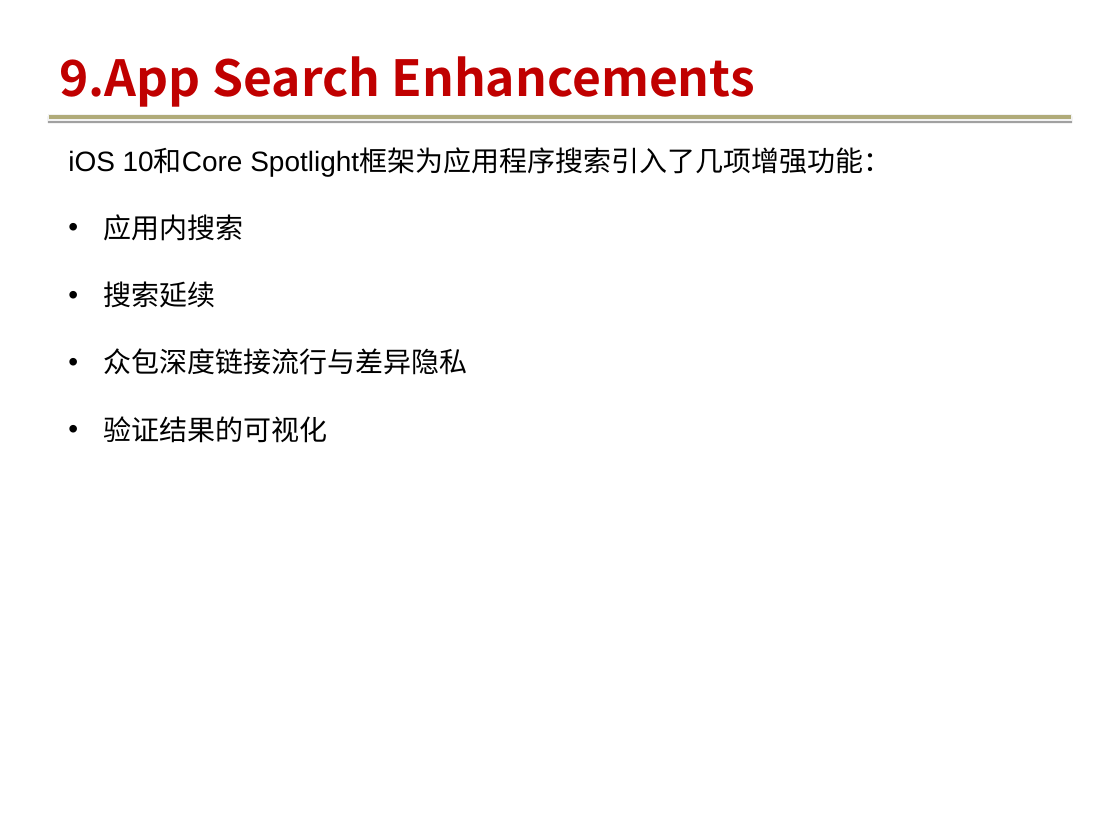
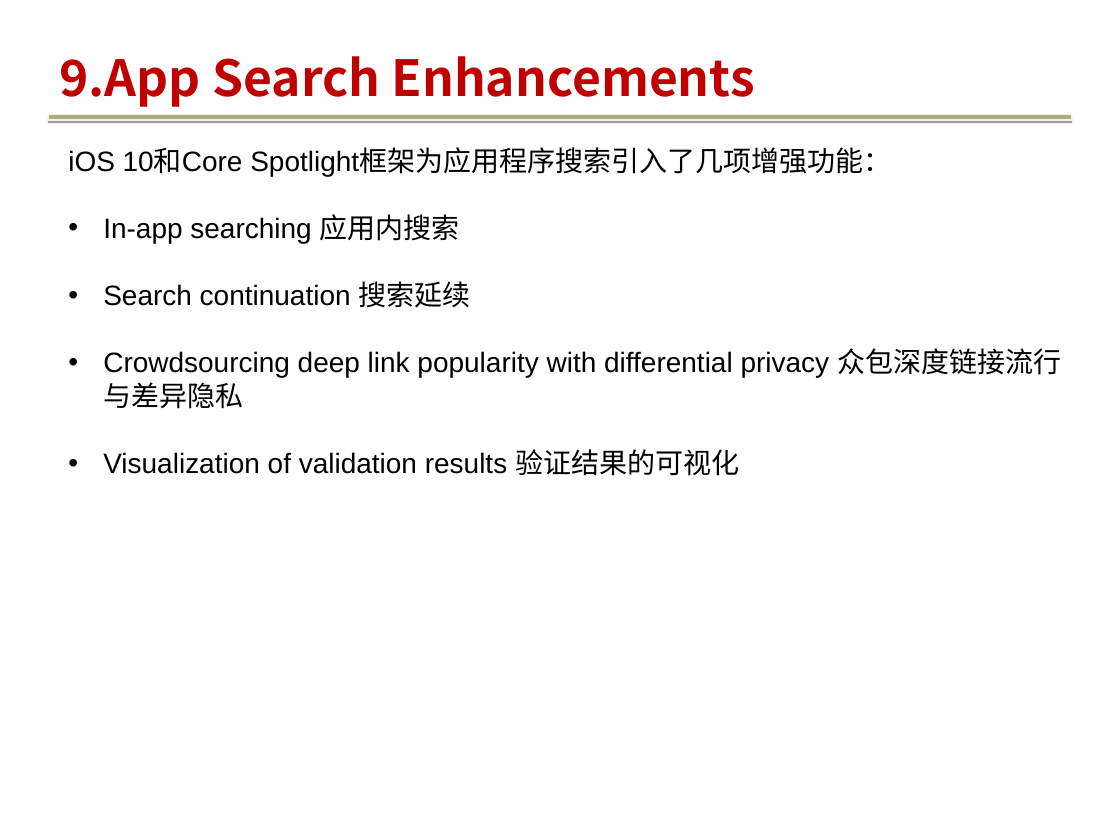
Before and after one commit to szlsay/iOS-GuidesAndSampleCode, a slide deck: slide 11 of iOS10/iOS10新特性.pptx. Drawn at 1120x840 pixels with LibreOffice and Linux fonts; fonts in the diff are those of the drawing; background and template pictures are left out. Boxes give left, top, right and bottom in pixels: in the first picture for what was removed or moved away, otherwise in the second. Text is boxed around its words. In the diff, an @@ line names an element or a change of style, - is before the commit and + after.

```diff
--- a/iOS10/iOS10新特性.pptx
+++ b/iOS10/iOS10新特性.pptx
@@ text at [103, 214, 1061, 476]: text changed @@
-• 应用内搜索
-• 搜索延续
-• 众包深度链接流行与差异隐私
-• 验证结果的可视化
+• In-app searching 应用内搜索
+• Search continuation 搜索延续
+• Crowdsourcing deep link popularity with differential privacy 众包深度链接流行与差异隐私
+• Visualization of validation results 验证结果的可视化
```
Also in this commit, not shown: 1 other slide changed, 19 other files.
